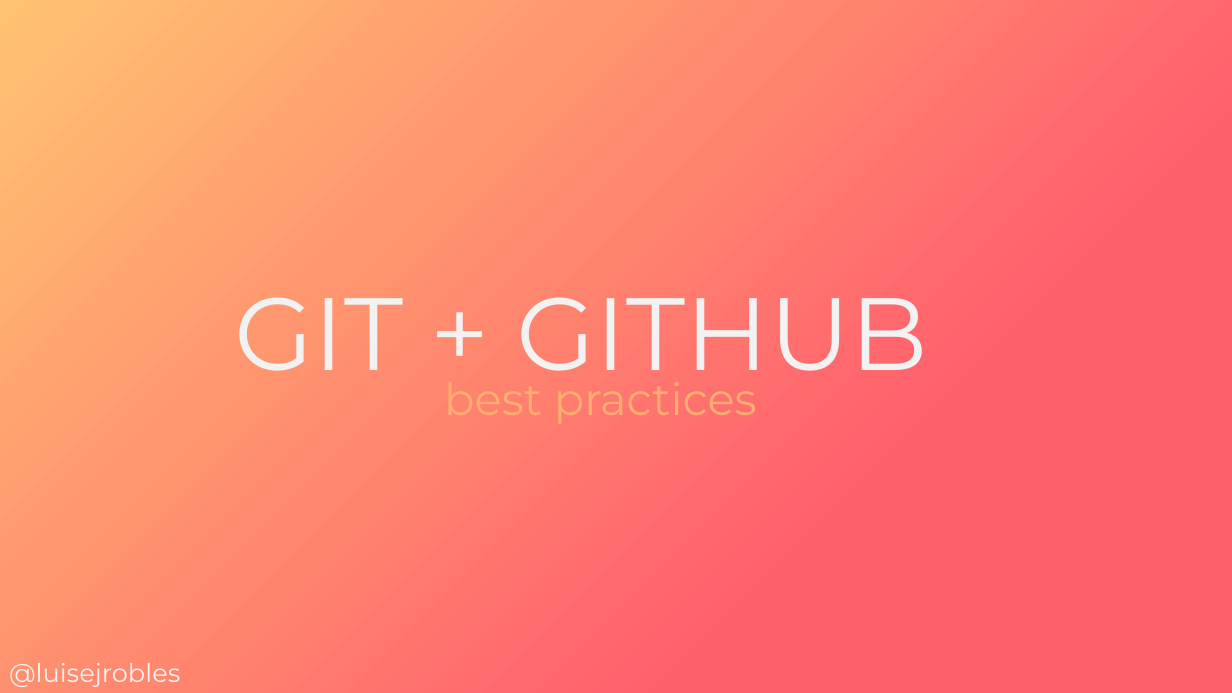
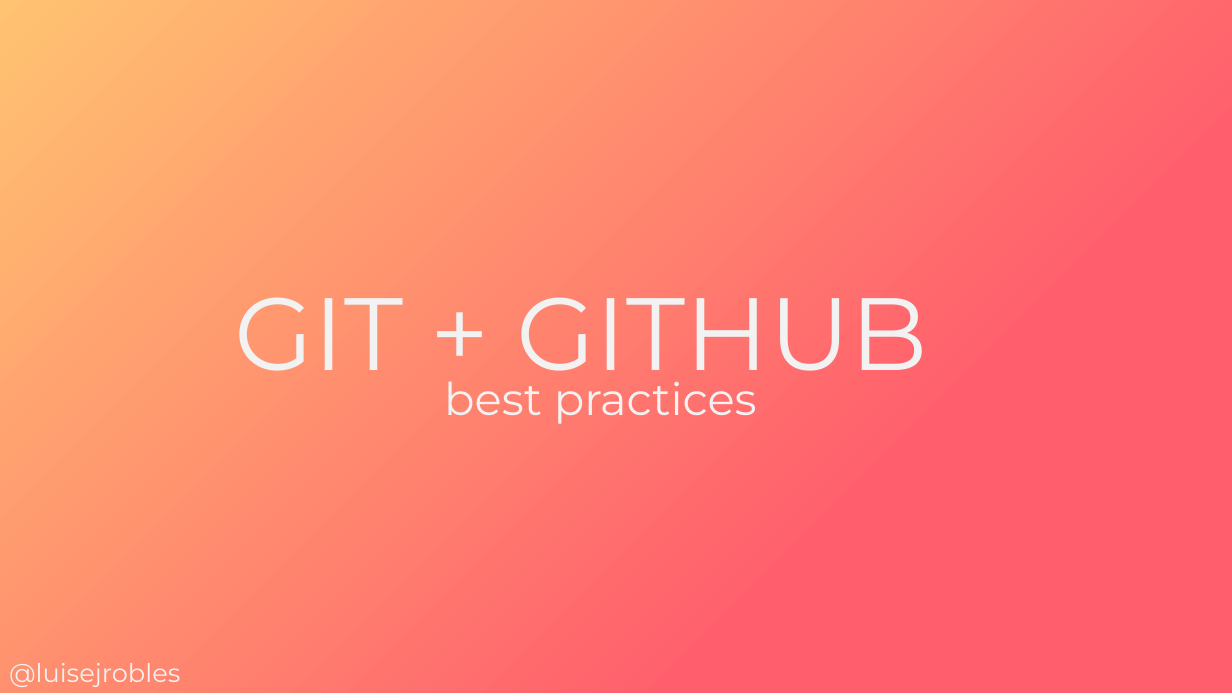
Before and after one commit to cimadev/PlaticasTalleres, a slide deck: slide 2 of 2018/15_06_18 Git best practices/slides.pptx. Drawn at 1232x693 pixels with LibreOffice and Linux fonts; fonts in the diff are those of the drawing. Boxes give left, top, right and bottom in pixels: in the first picture for what was removed or moved away, otherwise in the second. Text is boxed around its words. In the diff, an @@ line names an element or a change of style, - is before the commit and + after.

```diff
--- a/2018/15_06_18 Git best practices/slides.pptx
+++ b/2018/15_06_18 Git best practices/slides.pptx
@@ text "best practices" at (444,381,757,424): text colour #FFAD70 to #F2F2F2 @@
```
Also in this commit, not shown: 14 other slides changed, 4 slides added, 2 other files.
